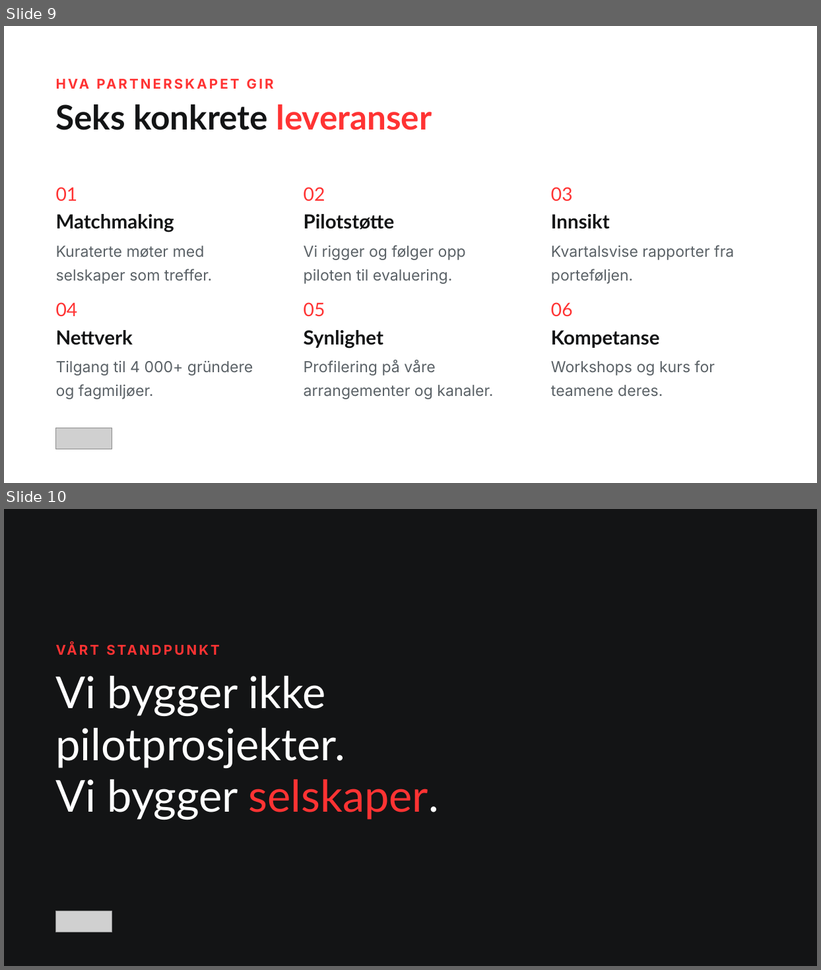
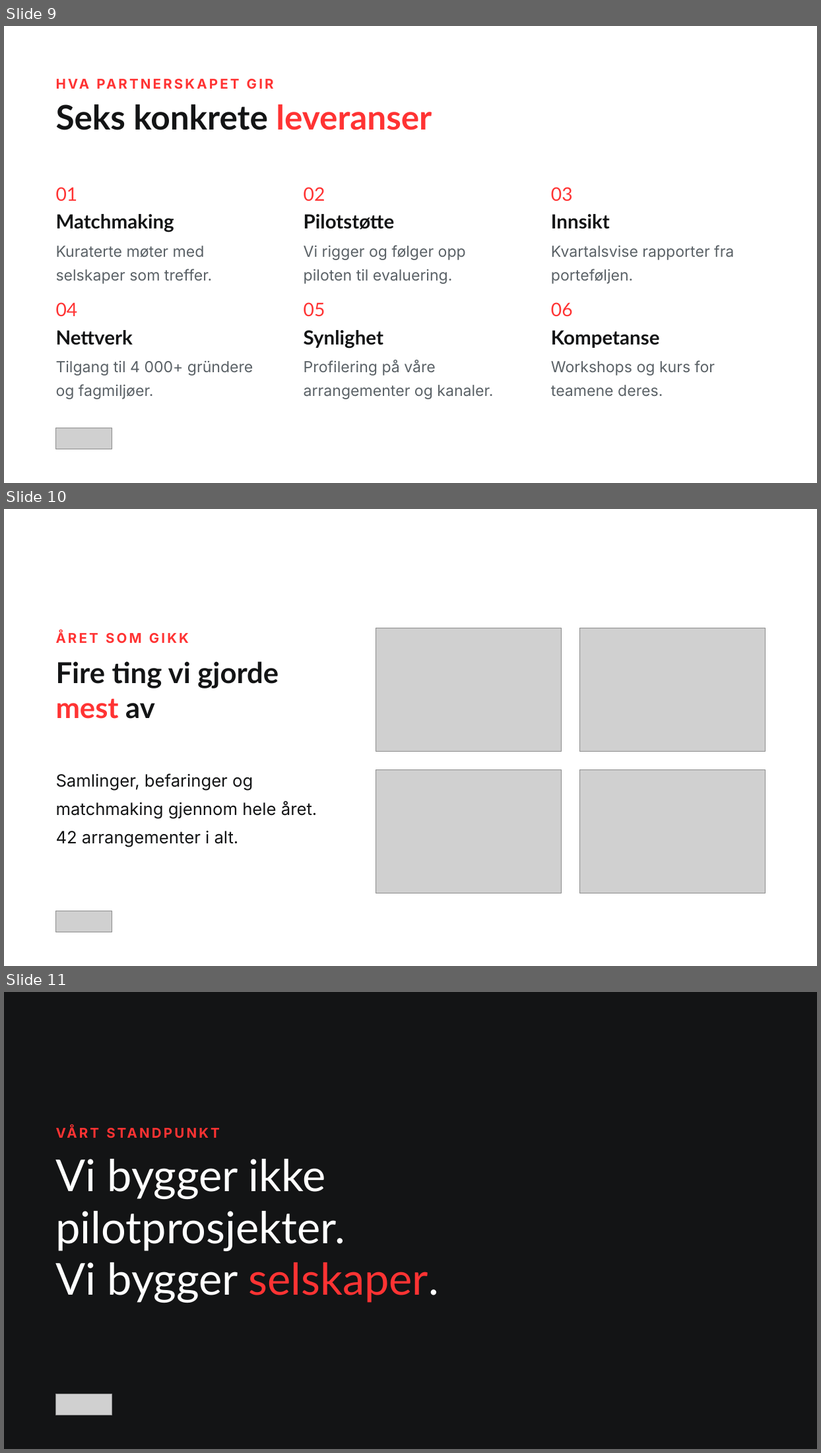
Before and after one commit to christinawiig-ai/startuplab-partner-presentation, a slide deck: pptx-templates/Startuplab-slidemaler.pptx. Shown one above the other, each under a label of ours: slides 9 and 10 before the commit, slides 9, 10 and 11 after it. The pictures are 821x970 and 821x1453 pixels, drawn with LibreOffice and Linux fonts; fonts in the diff are those of the drawing; grey boxes stand for pictures. Boxes give left, top, right and bottom in pixels: in the first picture for what was removed or moved away, otherwise in the second. Text is boxed around its words. In the diff, an @@ line names an element or a change of style, - is before the commit and + after.

Commit message:
Legg til mal med fire bilder i rutenett og tekst på siden
Fire liggende bilder i 2x2 til høyre, all teksten samlet til venstre. Følger
samme vertikale rytme som «tekst og bilde», så de to delte oppsettene
harmonerer. Rutenettets høyre kant flukter med margen, toppen med kickeren.

Fikser samtidig en feil i accented(): et linjeskift rett foran et farget ord
ga en tom tekstbit, og en tom tekstbit gjør at PowerPoint nekter å åpne fila
i det hele tatt. XSD-validering og python-pptx godtok fila, så det var bare
render-steget som fanget det. Feilen lå latent i alle malene og ville truffet
en tittel skrevet som "...gjorde\n[mest] av".

```diff
--- a/pptx-templates/Startuplab-slidemaler.pptx
+++ b/pptx-templates/Startuplab-slidemaler.pptx
@@ slide 10 added at bbox=[4, 509, 817, 966], background #FFFFFF @@
@@ text added at bbox=[56, 631, 189, 643], 16 pt, text #FF3333, bold @@
+ÅRET SOM GIKK
@@ picture added at bbox=[376, 628, 562, 752] @@
@@ picture added at bbox=[580, 628, 765, 752] @@
@@ text added at bbox=[56, 661, 279, 719], 34 pt, text #131415, bold @@
+Fire ting vi gjorde
+mest av
@@ text added at bbox=[56, 774, 317, 848], 20 pt, text #131415 @@
+Samlinger, befaringer og matchmaking gjennom hele året. 42 arrangementer i alt.
@@ picture added at bbox=[376, 770, 562, 894] @@
@@ picture added at bbox=[580, 770, 765, 894] @@
@@ picture added at bbox=[56, 912, 112, 932] @@
@@ what was slide 10 is now slide 11 @@
```
Also in this commit, not shown: 10 other files.
